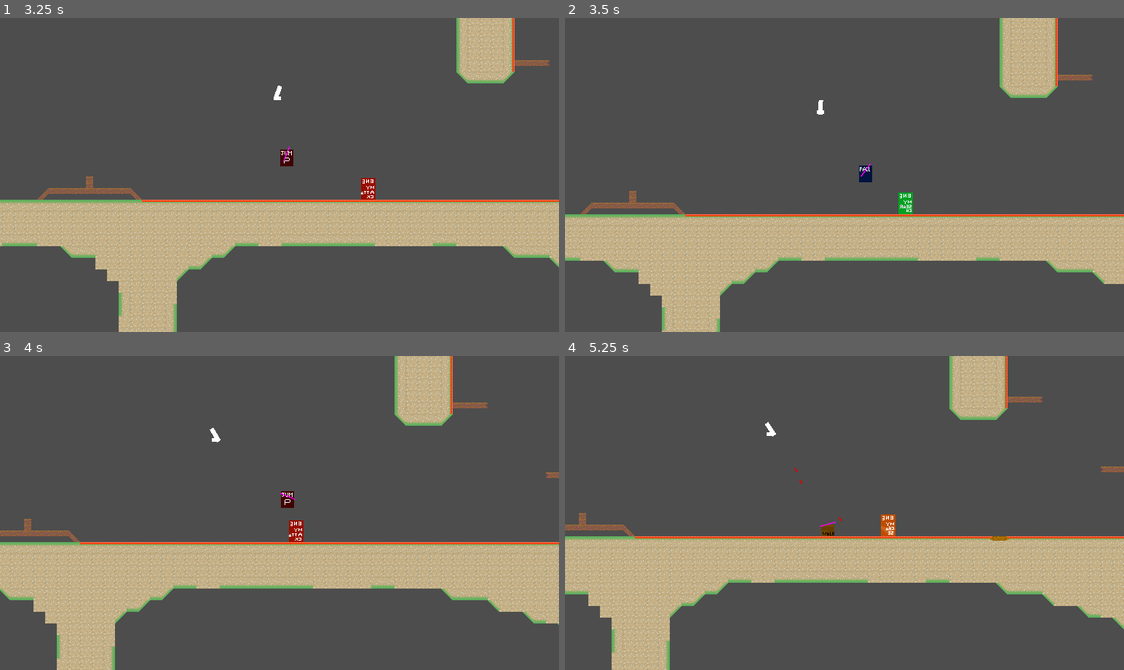
Above: before the commit, frames 1-4 (two rows, left to right).
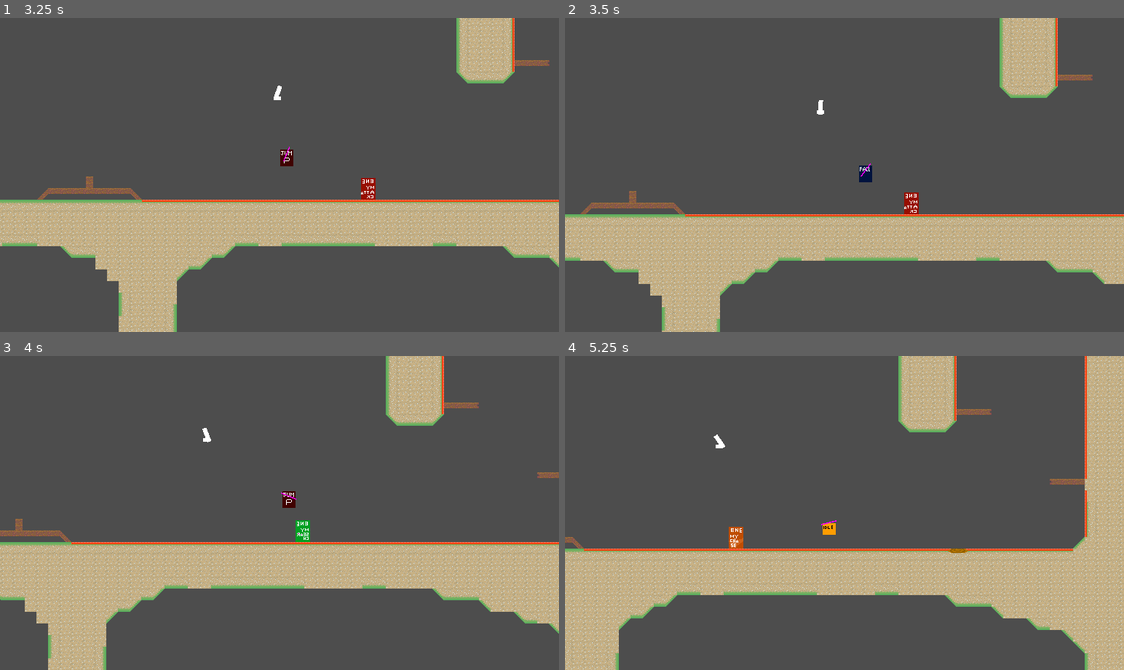
Above: after the commit, the same moments.

Repository: haruo-gabriel/portal2d
Game: Godot game, scene res://levels/test.tscn
The game is run twice, just before and just after one commit, with the same random seed, the same clock (stepped at 60 frames per second) and the same inputs.
Inputs (mouse positions are in pixels of both pictures, inside the frame that each line leads up to):
- Up to frame 1 (3.25 s): move the mouse to (402, 159) at 0.52 s; hold Shift (crouch) 0.53-1.28 s; hold D (move_right) 0.53-2.03 s; tap Space (jump) at 0.77, 1.52, 3.02 s; move the mouse to (167, 190) at 1.27 s; click (167, 190) at 1.35 s; move the mouse to (335, 105) at 2.02 s; hold A (move_left) 2.03-2.78 s; right-click (335, 105) at 2.1 s; move the mouse to (251, 237) at 2.77 s; hold D (move_right) from 2.78 s (still down); tap Shift (crouch) at 2.85 s
- Up to frame 2 (3.5 s): keep holding D (move_right)
- Up to frame 3 (4 s): keep holding D (move_right); move the mouse to (447, 560) at 3.52 s; click (447, 560) at 3.6 s; tap Space (jump) at 3.77 s
- Up to frame 4 (5.25 s): move the mouse to (676, 465) at 4.27 s; release D (move_right) at 4.28 s; hold A (move_left) 4.28-5.03 s; right-click (676, 465) at 4.35 s; tap Space (jump) at 4.52 s; move the mouse to (872, 513) at 5.02 s; hold D (move_right) from 5.03 s (still down); hold Shift (crouch) from 5.03 s (still down)

Frame 1 is identical in both runs. In frame 2, 0.2% of the frame differs, in the area x 59-64%, y 55-63%; in frame 3, 12%; in frame 4, 29%, in the area x 0-100%, y 0-100%.

Commit message:
adding an attack area

Diff:
--- a/godot project/characters/moving_enemy/moving_enemy.tscn
+++ b/godot project/characters/moving_enemy/moving_enemy.tscn
@@ -67,6 +67,9 @@
 [sub_resource type="RectangleShape2D" id="RectangleShape2D_uch4w"]
 size = Vector2(20, 30)
 
+[sub_resource type="RectangleShape2D" id="RectangleShape2D_23l4l"]
+size = Vector2(24, 50)
+
 [node name="MovingEnemy" type="CharacterBody2D"]
 script = ExtResource("1_m57l0")
 
@@ -80,6 +83,13 @@
 
 [node name="CollisionShape2D" type="CollisionShape2D" parent="."]
 shape = SubResource("RectangleShape2D_uch4w")
+
+[node name="AttackArea" type="Area2D" parent="."]
+monitoring = false
+
+[node name="CollisionShape2D" type="CollisionShape2D" parent="AttackArea"]
+position = Vector2(22, 0)
+shape = SubResource("RectangleShape2D_23l4l")
 
 [node name="FloorCaster" type="RayCast2D" parent="."]
 position = Vector2(10, 0)
@@ -106,3 +116,5 @@
 
 [node name="Attacking" type="Node" parent="StateMachine"]
 script = ExtResource("6_fgdwi")
+
+[connection signal="body_entered" from="AttackArea" to="StateMachine/Attacking" method="_on_attack_area_body_entered"]
--- a/godot project/characters/moving_enemy/scripts/attacking.gd
+++ b/godot project/characters/moving_enemy/scripts/attacking.gd
@@ -2,26 +2,29 @@
 extends MovingEnemyState
 
 const ATTACK_DELAY: int = 10
+const ATTACK_DURATION: int = 30
 const POST_ATTACK_DELAY: int = 60
 
 const REACH: int = 50
 
 var attack_delay: int
+var attack_duration: int
 var post_attack_delay: int
 
 
 func enter() -> void:
 
 	attack_delay = ATTACK_DELAY
+	attack_duration = ATTACK_DURATION
 	post_attack_delay = POST_ATTACK_DELAY
 
 	enemy.animation.play("attack")
 
 	enemy.velocity = enemy.velocity.normalized() / 10
-	print(enemy.velocity)
 
 func attack() -> void:
-	pass
+	enemy.attack_area.monitoring = true
+
 
 func _physics_process(delta: float) -> void:
 
@@ -29,10 +32,22 @@
 		attack_delay -= 1
 		return
 
-	if post_attack_delay == POST_ATTACK_DELAY:
+	while attack_duration:
+		attack_duration -= 1
 		attack()
+		return
+
+	enemy.attack_area.monitoring = false
 
 	post_attack_delay -= 1
 
 	if not post_attack_delay:
 		transitioned.emit(self, "searching")
+
+
+func _on_attack_area_body_entered(body: Node2D) -> void:
+
+	if not body.is_in_group("MovingEnemyTarget"):
+		return
+
+	body.health.take_damage(100)
--- a/godot project/characters/moving_enemy/scripts/moving_enemy.gd
+++ b/godot project/characters/moving_enemy/scripts/moving_enemy.gd
@@ -12,6 +12,8 @@
 
 @onready var sprite: Sprite2D = $Sprite2D
 @onready var animation: AnimationPlayer = $AnimationPlayer
+
+@onready var attack_area: Area2D = $AttackArea
 
 const SIGHT_DISTANCE: float = 500
 const BEHIND_SIGHT_DISTANCE: float = 100
Not shown: 1 places in godot project/characters/moving_enemy/moving_enemy.tscn that only renumber resources
